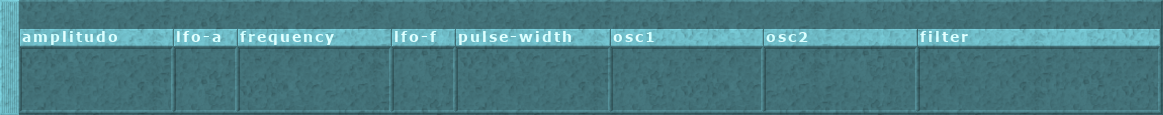
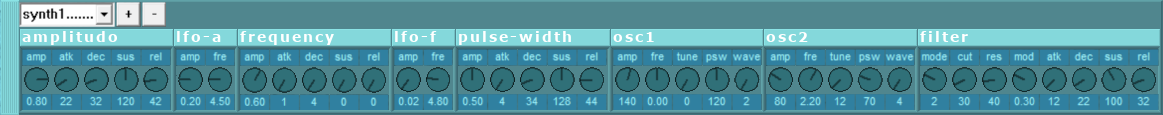
Layers edited between the first and the second 1163px x 115px image:
showed "controls", painted on it over [19, 2, 1159, 110]
painted on "pattern" over [1, 0, 1163, 115]
